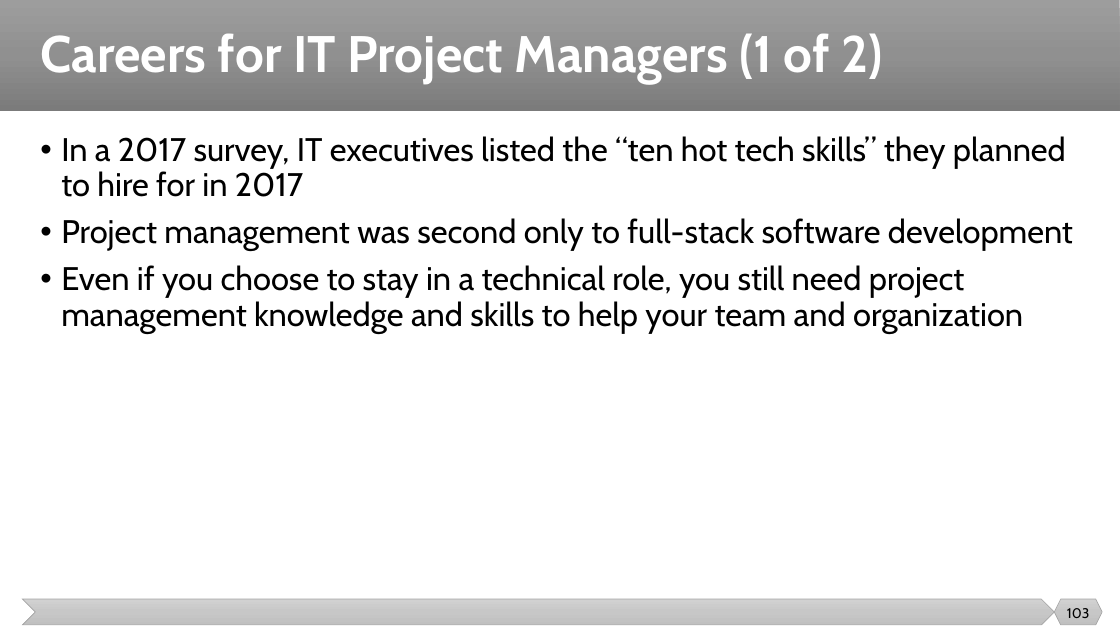
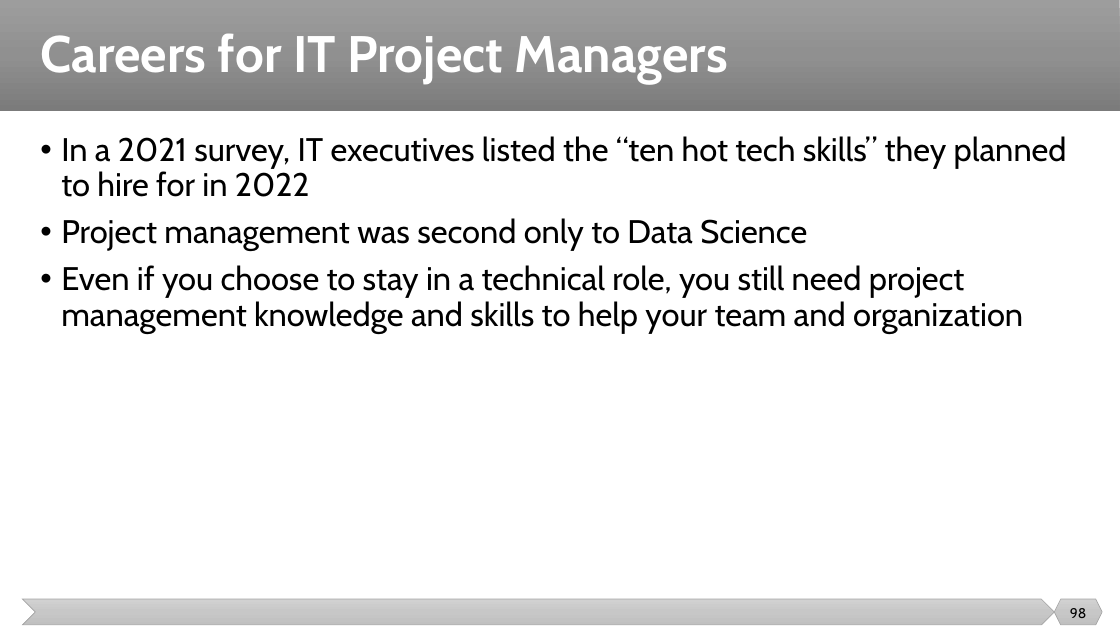
Before and after one commit to malenezi/malenezi, a slide deck: slide 98 of SE423/Lectures/1-Introduction/Introduction.pptx (slide 103 before the commit). Drawn at 1120x630 pixels with LibreOffice and Linux fonts; fonts in the diff are those of the drawing. Boxes give left, top, right and bottom in pixels: in the first picture for what was removed or moved away, otherwise in the second. Text is boxed around its words. In the diff, an @@ line names an element or a change of style, - is before the commit and + after.

```diff
--- a/SE423/Lectures/1-Introduction/Introduction.pptx
+++ b/SE423/Lectures/1-Introduction/Introduction.pptx
@@ title at [40,33,728,83]: text changed @@
-Careers for IT Project Managers (1 of 2)
+Careers for IT Project Managers
@@ text at [61,136,1067,251]: text changed @@
-• In a 2017 survey, IT executives listed the “ten hot tech skills” they planned to hire for in 2017
-• Project management was second only to full-stack software development
+• In a 2021 survey, IT executives listed the “ten hot tech skills” they planned to hire for in 2022
+• Project management was second only to Data Science
@@ page number at [1070,608,1086,618]: text changed @@
-103
+98
```
Also in this commit, not shown: 23 other slides changed, 9 slides added, 14 slides removed, 1 other file.
